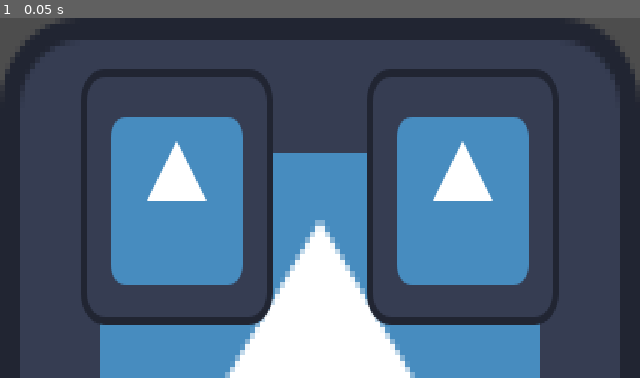
Above: before the commit, frame 1.
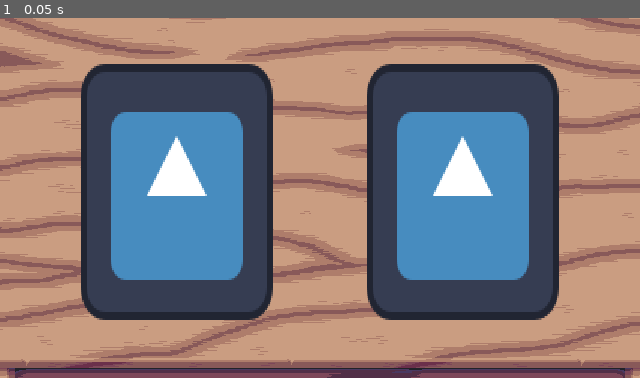
Above: after the commit, the same moment.

Repository: AverageStardust/the-count-is-down
Game: Godot game, scene res://desk.tscn
Same seed, same stepped clock (60 frames per second), same inputs: the game is played once before the commit and once after it. The engine's default icon, where the game draws it, is replaced by a stand-in: a white triangle on a blue panel in a dark square.
Inputs:
- Up to frame 1 (0.05 s): no input

The runs differ from the first frame. In frame 1, 62% of the frame differs, in the area x 0-100%, y 0-100%.

Commit message:
add desk art

Diff:
--- a/desk.tscn
+++ b/desk.tscn
@@ -1,9 +1,10 @@
 [gd_scene format=3 uid="uid://wcev8pe0b7q7"]
 
 [ext_resource type="Texture2D" uid="uid://dodr3xm28uy2x" path="res://icon.svg" id="1_ep8l3"]
+[ext_resource type="Texture2D" uid="uid://dfm7exiyw4iie" path="res://art/desk.png" id="1_t5y75"]
 
 [sub_resource type="StyleBoxTexture" id="StyleBoxTexture_u04nx"]
-texture = ExtResource("1_ep8l3")
+texture = ExtResource("1_t5y75")
 
 [sub_resource type="StyleBoxTexture" id="StyleBoxTexture_0x6nt"]
 texture = ExtResource("1_ep8l3")
@@ -18,6 +19,7 @@
 layout_mode = 3
 anchor_right = 1.0
 anchor_bottom = 2.0
+offset_bottom = -20.0
 grow_horizontal = 2
 grow_vertical = 2
 
Binary file added: art/desk.aseprite
Binary file added: art/desk.png
Not shown, added: art/desk.png.import
Not shown, changed: .gitignore
